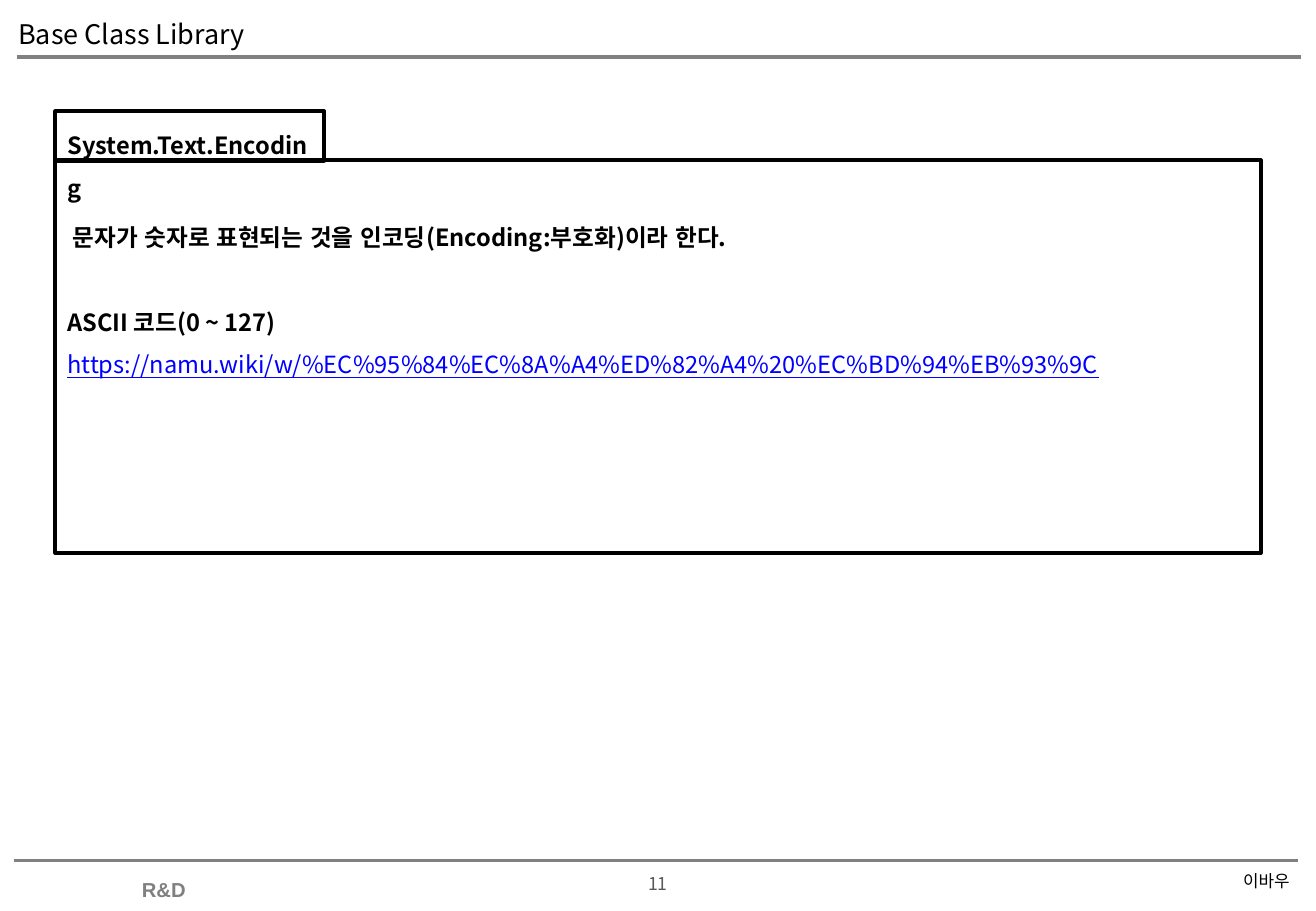
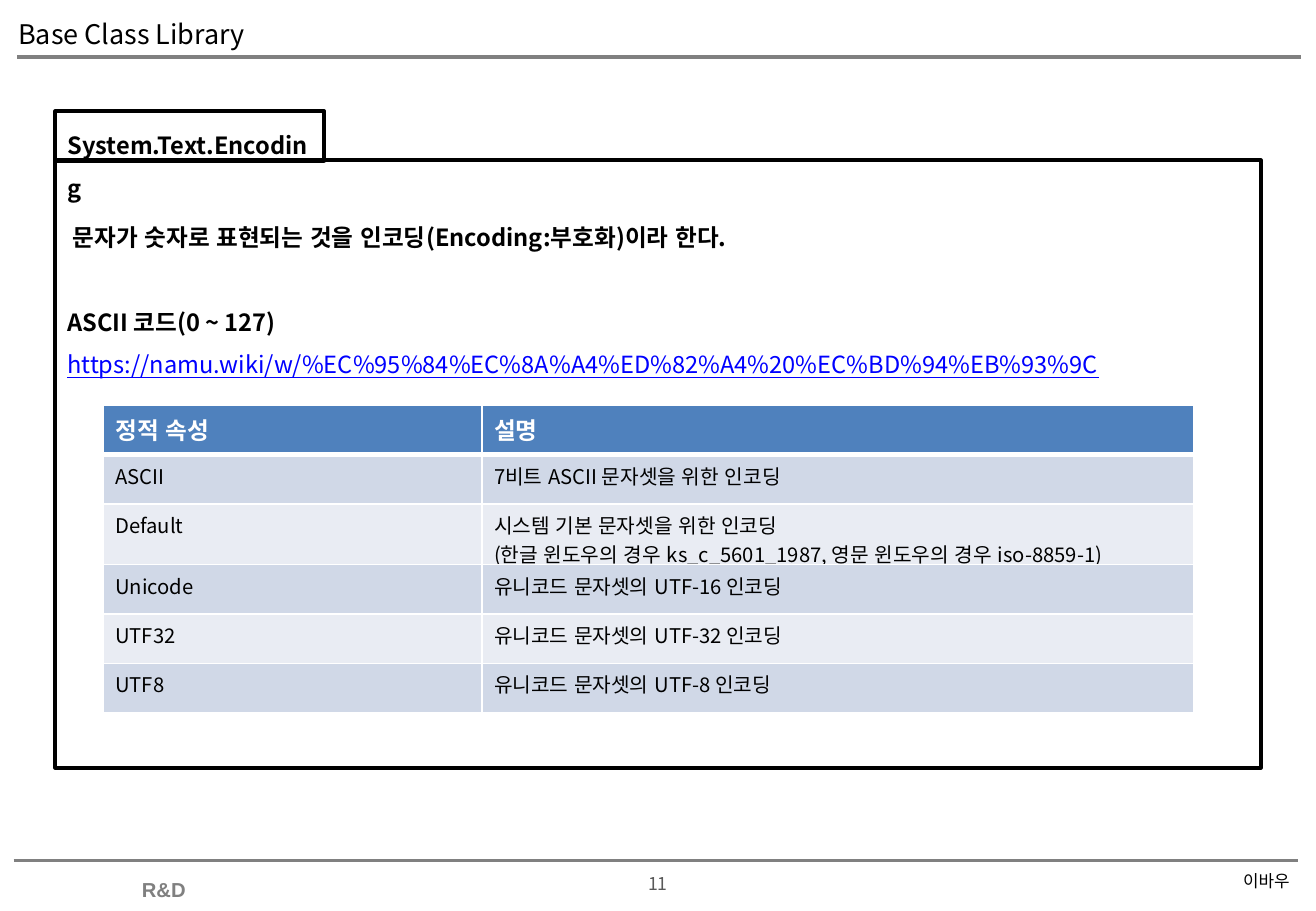
Before and after one commit to soultomind/CSharpStudy, a slide deck: slide 11 of CSharpStudy.Day20200627/Base Class Library.pptx. Drawn at 1316x911 pixels with LibreOffice and Linux fonts; fonts in the diff are those of the drawing; background and template pictures are left out. Boxes give left, top, right and bottom in pixels: in the first picture for what was removed or moved away, otherwise in the second. Text is boxed around its words. In the diff, an @@ line names an element or a change of style, - is before the commit and + after.

```diff
--- a/CSharpStudy.Day20200627/Base Class Library.pptx
+++ b/CSharpStudy.Day20200627/Base Class Library.pptx
@@ rectangle "문자가 숫자로 표현되는 것을 인코딩(Encoding:부호화)이라 ...": place and size @@
-rectangle "문자가 숫자로 표현되는 것을 인코딩(Encoding:부호화)이라 ..." at [56,160,1261,554]
+rectangle "문자가 숫자로 표현되는 것을 인코딩(Encoding:부호화)이라 ..." at [56,160,1261,768]
@@ table added at [103,406,1194,713], 6 rows, 2 columns @@
+정적 속성 | 설명
+ASCII | 7비트 ASCII 문자셋을 위한 인코딩
+Default | 시스템 기본 문자셋을 위한 인코딩 / (한글 윈도우의 경우 ks_c_5601_1987, 영문 윈도우의 경우 iso-8859-1)
+Unicode | 유니코드 문자셋의 UTF-16 인코딩
+UTF32 | 유니코드 문자셋의 UTF-32 인코딩
+UTF8 | 유니코드 문자셋의 UTF-8 인코딩
```
Also in this commit, not shown: 3 other slides changed, 4 slides added, 2 other files.
